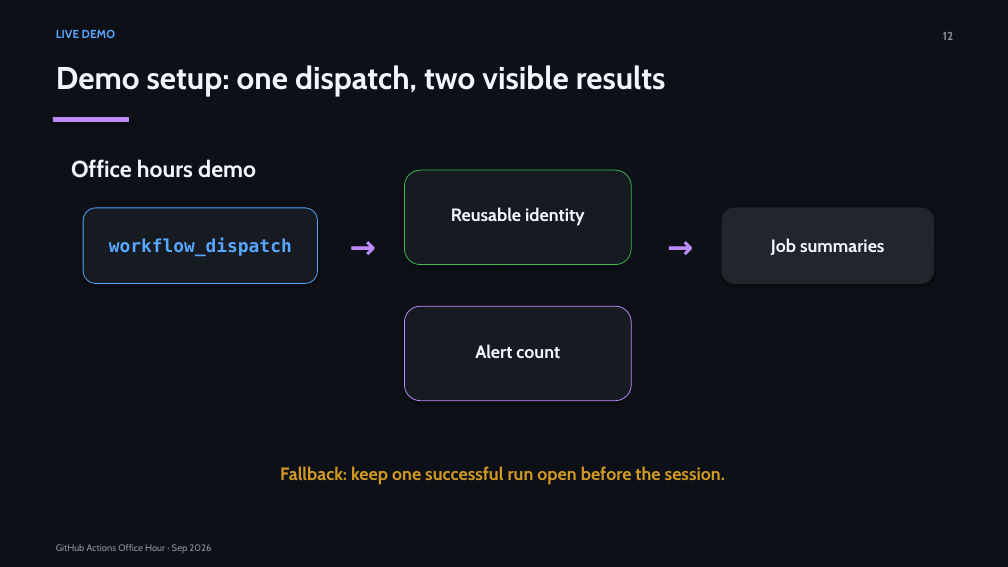
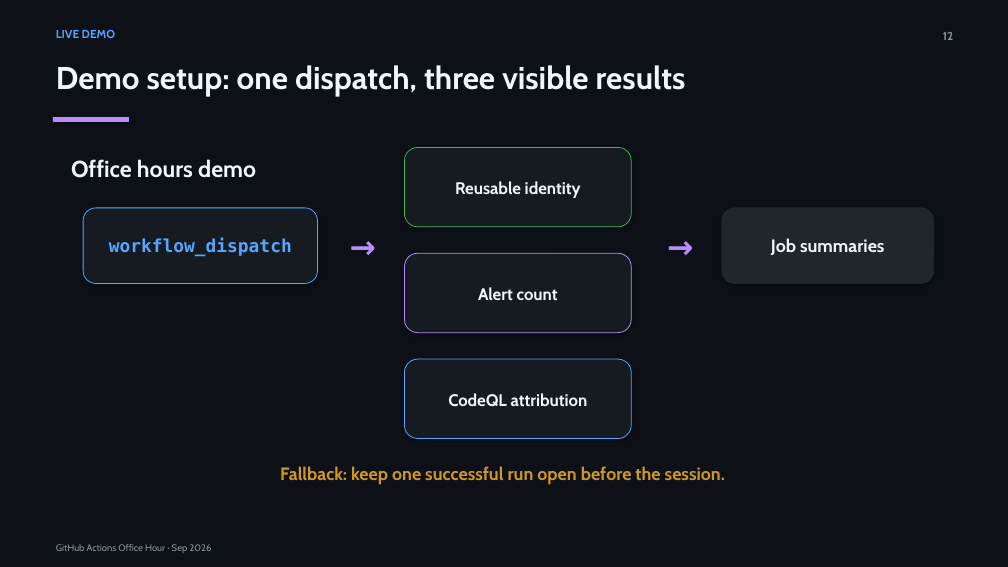
Before and after one commit to seandorsett/gha-office-hours-sep, a slide deck: slide 12 of office-hours/GitHub-Actions-Office-Hours-Aug-Sep-2026.pptx. Drawn at 1008x567 pixels with LibreOffice and Linux fonts; fonts in the diff are those of the drawing. Boxes give left, top, right and bottom in pixels: in the first picture for what was removed or moved away, otherwise in the second. Text is boxed around its words. In the diff, an @@ line names an element or a change of style, - is before the commit and + after.

```diff
--- a/office-hours/GitHub-Actions-Office-Hours-Aug-Sep-2026.pptx
+++ b/office-hours/GitHub-Actions-Office-Hours-Aug-Sep-2026.pptx
@@ text at (56, 65, 686, 96): text changed @@
-Demo setup: one dispatch, two visible results
+Demo setup: one dispatch, three visible results
@@ rounded rectangle: place and size @@
-rounded rectangle at (405, 170, 631, 265)
+rounded rectangle at (405, 147, 631, 227)
@@ text "Reusable identity": place and size @@
-text "Reusable identity" at (451, 207, 585, 226)
+text "Reusable identity" at (455, 181, 581, 198)
@@ text "Reusable identity" at (455, 181, 581, 198): size 17 to 16 pt @@
@@ rounded rectangle: place and size @@
-rounded rectangle at (405, 306, 631, 401)
+rounded rectangle at (405, 253, 631, 333)
@@ text "Alert count" at (478, 287, 558, 300): size 17 to 16 pt @@
@@ text "Alert count": place and size @@
-text "Alert count" at (475, 344, 560, 358)
+text "Alert count" at (478, 287, 558, 300)
@@ rounded rectangle added at (405, 359, 631, 439), fill #161B22, outline #58A6FF 0.75 pt @@
@@ text added at (448, 393, 588, 407), 16 pt, text #F0F6FC, bold @@
+CodeQL attribution
```
Also in this commit, not shown: 4 other slides changed, 2 slides added, 3 other files.
